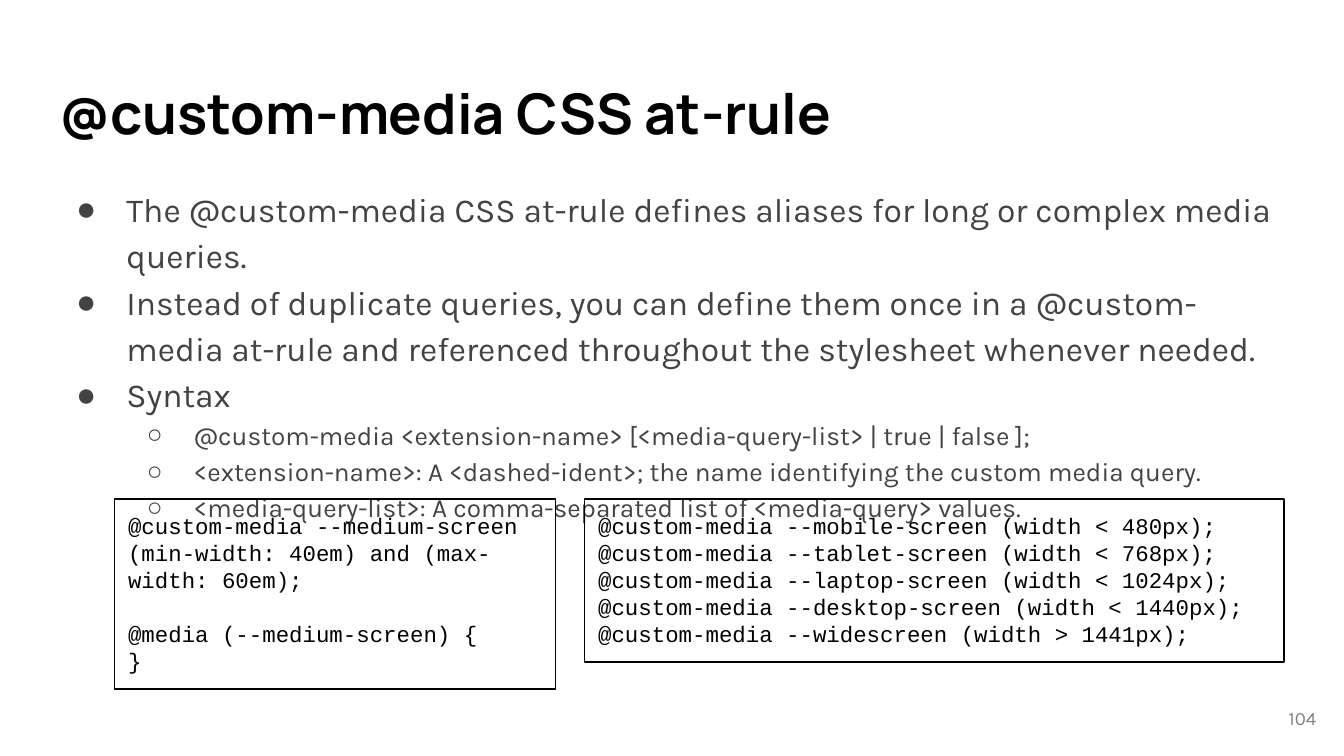
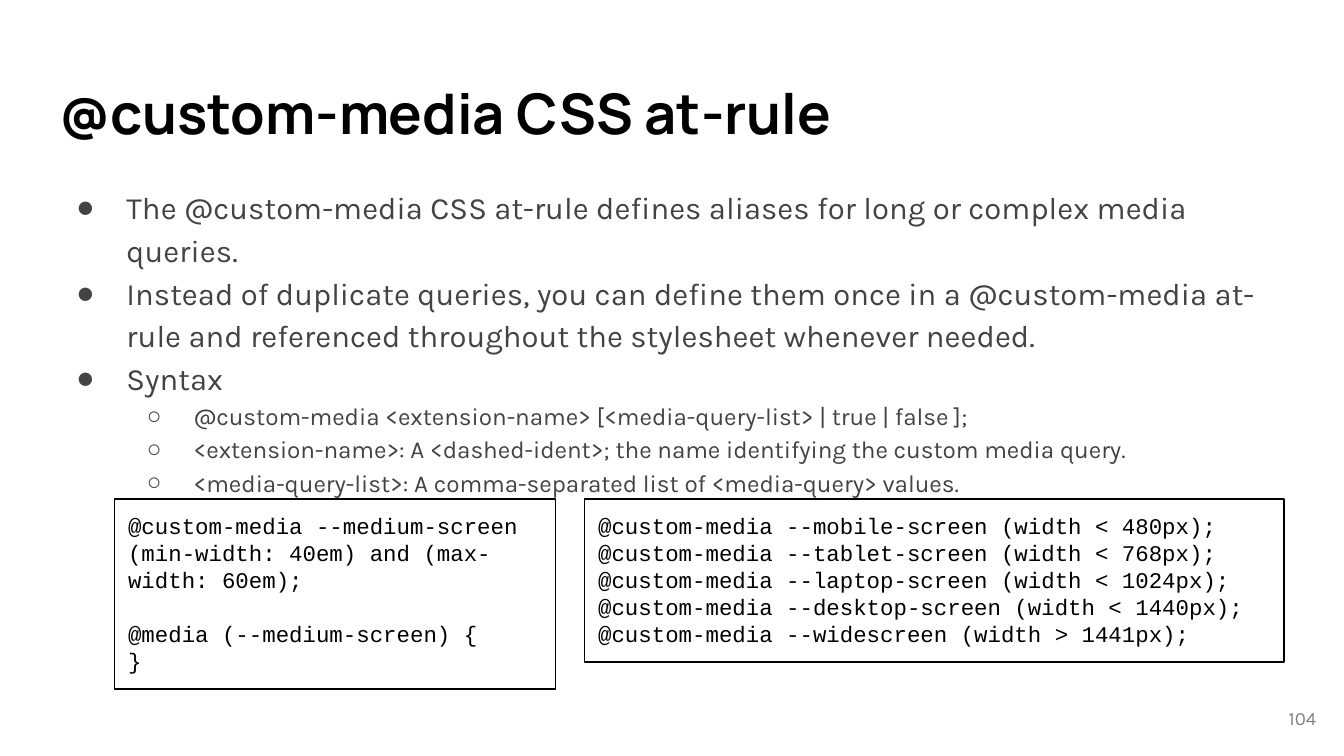
Before and after one commit to lancwyy/WebDev, a slide deck: slide 104 of Lecture_Materials/03-CSS.pptx. Drawn at 1344x756 pixels with LibreOffice and Linux fonts; fonts in the diff are those of the drawing. Boxes give left, top, right and bottom in pixels: in the first picture for what was removed or moved away, otherwise in the second. Text is boxed around its words. In the diff, an @@ line names an element or a change of style, - is before the commit and + after.

```diff
--- a/Lecture_Materials/03-CSS.pptx
+++ b/Lecture_Materials/03-CSS.pptx
@@ text "The @custom-media CSS at-rule defines ..." at [126,197,1255,498]: size 18 to 16.6 pt in "The @custom-media CSS at-rule defines aliases for ...", "Instead of duplicate queries, you can define ...", "Syntax"; size 14 to 12.9 pt in "@custom-media <extension-name> [<media-query-list> | true |  ...", "<extension-name>: A <dashed-ident>; the name identifying the ...", "<media-query-list>: A comma-separated list of <media-query>  ..." @@
```
Also in this commit, not shown: 24 other slides changed, 1 slide added, 3 slides removed, 14 other files.
